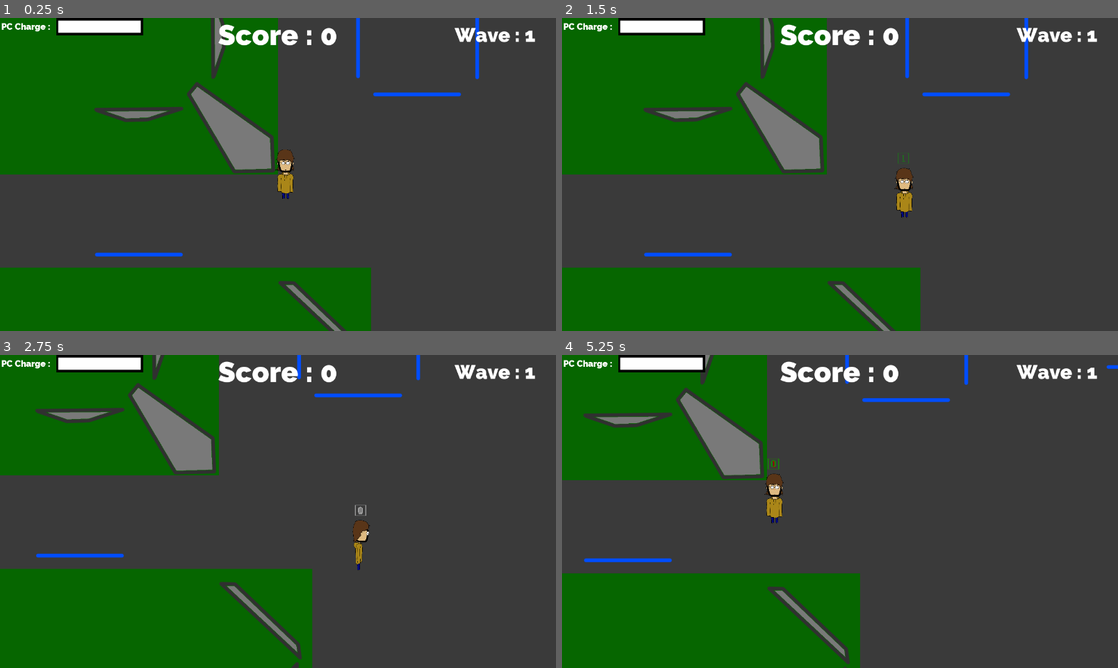
Above: before the commit, frames 1-4 (two rows, left to right).
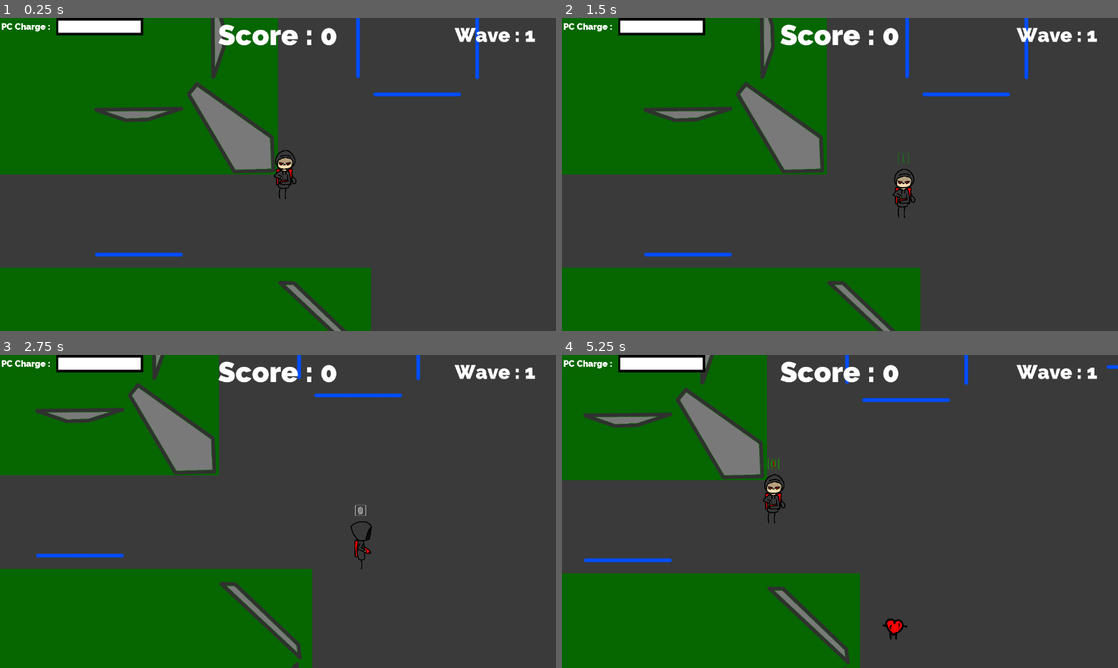
Above: after the commit, the same moments.

Repository: CeylenGames/5thAlakajam
Game: Godot game, scene res://World.tscn
Two runs of this game, one before a commit and one after it. Both use one fixed random seed, a clock stepped at 60 frames per second and the inputs below.
Inputs:
- Up to frame 1 (0.25 s): no input
- Up to frame 2 (1.5 s): tap Enter at 0.5 s; hold Right (ui_right) 0.53-1.28 s; tap Keypad 0 (combo_0) at 0.6 s; tap Space (ui_select) at 0.77 s; hold Down (ui_down) from 1.28 s (still down); tap Keypad 1 (combo_1) at 1.35 s
- Up to frame 3 (2.75 s): tap Space (ui_select) at 1.52 s; release Down (ui_down) at 2.03 s; hold Right (ui_right) from 2.03 s (still down); tap Tab (select_enemy) at 2.1 s
- Up to frame 4 (5.25 s): release Right (ui_right) at 2.78 s; hold Up (ui_up) 2.78-3.53 s; tap Keypad 0 (combo_0) at 2.85, 5.1 s; tap Space (ui_select) at 3.02, 3.77, 4.52 s; hold Left (ui_left) 3.53-5.03 s; tap Keypad 1 (combo_1) at 3.6 s; tap Tab (select_enemy) at 4.35 s; hold Down (ui_down) from 5.03 s (still down)

The runs differ from the first frame. In frame 1, 0.4% of the frame differs, in the area x 49-54%, y 42-58%; in frame 2, 0.4%; in frame 3, 0.3%; in frame 4, 0.6%, in the area x 36-63%, y 38-91%.
Error before the commit: Invalid call. Nonexistent function 'set_sprite' in base 'Area2D'. (res://Scripts/Spawner.gd:18)

Commit message:
coin detection

Diff:
--- a/AnimatedSprite.tscn
+++ b/AnimatedSprite.tscn
@@ -34,13 +34,14 @@
 "speed": 4.0
 } ]
 
-[node name="Node2D" type="Node2D" index="0"]
+[node name="Node2D" type="Node2D"]
 
 [node name="AnimatedSprite2" type="AnimatedSprite" parent="." index="0"]
 
 position = Vector2( 390, -40 )
 frames = SubResource( 1 )
 animation = "default"
+frame = 1
 playing = true
 
 [node name="AnimatedSprite3" type="AnimatedSprite" parent="." index="1"]
@@ -48,6 +49,7 @@
 position = Vector2( 950, -50 )
 frames = SubResource( 2 )
 animation = "default"
+frame = 1
 playing = true
 
 [node name="AnimatedSprite4" type="AnimatedSprite" parent="." index="2"]
@@ -55,5 +57,4 @@
 position = Vector2( 1430, -60 )
 frames = SubResource( 3 )
 animation = "default"
-frame = 1
 playing = true
--- a/Prefabs/Bullet.tscn
+++ b/Prefabs/Bullet.tscn
@@ -9,7 +9,7 @@
 radius = 10.0
 height = 20.0
 
-[node name="Bullet" type="Area2D" index="0" groups=[
+[node name="Bullet" type="Area2D" groups=[
 "Bullet",
 ]]
 
@@ -35,3 +35,5 @@
 position = Vector2( -0.0016614, 0.0388383 )
 scale = Vector2( 0.796212, 0.774647 )
 shape = SubResource( 1 )
+
+[connection signal="body_entered" from="." to="." method="_on_body_entered"]
--- a/Prefabs/Coin.tscn
+++ b/Prefabs/Coin.tscn
@@ -23,10 +23,9 @@
 "Coin",
 ]]
 
-scale = Vector2( 10, 10 )
+scale = Vector2( 2, 2 )
 frames = SubResource( 1 )
 animation = "default"
-playing = true
 _sections_unfolded = [ "Transform" ]
 
 [node name="Area2D" type="Area2D" parent="." index="0"]
--- a/Prefabs/Enemy.tscn
+++ b/Prefabs/Enemy.tscn
@@ -1,36 +1,32 @@
-[gd_scene load_steps=4 format=2]
+[gd_scene load_steps=5 format=2]
 
 [ext_resource path="res://Scripts/Enemy.gd" type="Script" id=1]
-[ext_resource path="res://images/enemies/spam1.png" type="Texture" id=2]
+[ext_resource path="res://Prefabs/Coin.tscn" type="PackedScene" id=2]
+[ext_resource path="res://images/enemies/spam1.png" type="Texture" id=3]
 
 [sub_resource type="RectangleShape2D" id=1]
 
 custom_solver_bias = 0.0
 extents = Vector2( 40, 40 )
 
-[node name="Enemy" type="Area2D" index="0" groups=[
+[node name="Enemy" type="KinematicBody2D" groups=[
 "Enemy",
 ]]
 
-input_pickable = true
-gravity_vec = Vector2( 0, 1 )
-gravity = 98.0
-linear_damp = 0.1
-angular_damp = 1.0
-audio_bus_override = false
-audio_bus_name = "Master"
+input_pickable = false
+collision_layer = 1
+collision_mask = 1
+collision/safe_margin = 0.08
 script = ExtResource( 1 )
-Coin = null
+Coin = ExtResource( 2 )
 
 [node name="Sprite" type="Sprite" parent="." index="0"]
 
 position = Vector2( 0, -0.11 )
 scale = Vector2( 0.38, 0.38 )
-texture = ExtResource( 2 )
+texture = ExtResource( 3 )
 _sections_unfolded = [ "Transform" ]
 
 [node name="CollisionShape2D" type="CollisionShape2D" parent="." index="1"]
 
 shape = SubResource( 1 )
-
-[connection signal="body_entered" from="." to="." method="_on_body_entered"]
--- a/Prefabs/Player.tscn
+++ b/Prefabs/Player.tscn
@@ -1,27 +1,32 @@
-[gd_scene load_steps=7 format=2]
+[gd_scene load_steps=12 format=2]
 
 [ext_resource path="res://Scripts/Player.gd" type="Script" id=1]
-[ext_resource path="res://images/side.png" type="Texture" id=2]
-[ext_resource path="res://images/perso.png" type="Texture" id=3]
-[ext_resource path="res://images/dos.png" type="Texture" id=4]
+[ext_resource path="res://images/perso/persos1.png" type="Texture" id=2]
+[ext_resource path="res://images/perso/persos2.png" type="Texture" id=3]
+[ext_resource path="res://images/perso/persof1.png" type="Texture" id=4]
+[ext_resource path="res://images/perso/persof2.png" type="Texture" id=5]
+[ext_resource path="res://images/perso/persof3.png" type="Texture" id=6]
+[ext_resource path="res://images/perso/persob1.png" type="Texture" id=7]
+[ext_resource path="res://images/perso/persob2.png" type="Texture" id=8]
+[ext_resource path="res://images/perso/persob3.png" type="Texture" id=9]
 
 [sub_resource type="SpriteFrames" id=1]
 
 animations = [ {
-"frames": [ ExtResource( 2 ) ],
+"frames": [ ExtResource( 2 ), ExtResource( 3 ) ],
 "loop": true,
 "name": "Side",
-"speed": 1.0
+"speed": 4.0
 }, {
-"frames": [ ExtResource( 3 ) ],
+"frames": [ ExtResource( 4 ), ExtResource( 5 ), ExtResource( 6 ) ],
 "loop": true,
 "name": "Face",
-"speed": 1.0
+"speed": 4.0
 }, {
-"frames": [ ExtResource( 4 ) ],
+"frames": [ ExtResource( 7 ), ExtResource( 8 ), ExtResource( 9 ) ],
 "loop": true,
 "name": "Dos",
-"speed": 1.0
+"speed": 4.0
 } ]
 
 [sub_resource type="CapsuleShape2D" id=2]
--- a/Scripts/Bullet.gd
+++ b/Scripts/Bullet.gd
@@ -10,3 +10,9 @@
 func _physics_process(delta):
 	position.x += velocity.x * Speed * delta
 	position.y += velocity.y * Speed * delta
+
+
+func _on_body_entered(body):
+	if body.is_in_group("Enemy"):
+		body.leave_coin()
+		queue_free()
--- a/Scripts/Enemy.gd
+++ b/Scripts/Enemy.gd
@@ -43,10 +43,8 @@
 func set_sprite(texture):
 	$Sprite.texture = texture
 
-func _on_body_entered(body):
-	if body.is_in_group("Bullet"):
-		body.queue_free()
-		var coin = Coin.instance()
-		coin.position = position
-		body.parent.add_child(coin)
-		queue_free()
+func leave_coin():
+	var coin = Coin.instance()
+	coin.position = position
+	get_node("../../../World").add_child(coin)
+	queue_free()
--- a/Scripts/Player.gd
+++ b/Scripts/Player.gd
@@ -12,6 +12,8 @@
 
 var bodies = Array()
 var selected
+
+var coins = 0
 
 func _ready():
 	randomize()
@@ -62,6 +64,9 @@
 func _detected(body):
 	if body.is_in_group("Enemy"):
 		bodies.append(body)
+	elif body.is_in_group("Coin"):
+		coins += 1
+		body.queue_free()
 
 func _undetected(body):
 	if body.is_in_group("Enemy"):
--- a/World.tscn
+++ b/World.tscn
@@ -18,6 +18,12 @@
 [ext_resource path="res://images/ui/fond_bar.png" type="Texture" id=16]
 [ext_resource path="res://images/ui/bar.png" type="Texture" id=17]
 
+[sub_resource type="NavigationPolygon" id=5]
+
+vertices = PoolVector2Array( 3000, -1800, 3000, 1800, -3010, 1800, -3010, -1820 )
+polygons = [ PoolIntArray( 0, 1, 2, 3 ) ]
+outlines = [ PoolVector2Array( -3010, -1820, -3010, 1800, 3000, 1800, 3000, -1800 ) ]
+
 [sub_resource type="CircleShape2D" id=1]
 
 custom_solver_bias = 0.0
@@ -47,7 +53,7 @@
 font_data = ExtResource( 15 )
 _sections_unfolded = [ "Extra Spacing", "Font", "Settings" ]
 
-[node name="World" type="Node" index="0"]
+[node name="World" type="Node"]
 
 script = ExtResource( 1 )
 ScoreLabel = NodePath("GUI/Score")
@@ -55,7 +61,14 @@
 spawners = [ NodePath("Spawner"), NodePath("Spawner2"), NodePath("Spawner3") ]
 EnemyContainer = NodePath("Enemies")
 
-[node name="TileMap" type="TileMap" parent="." index="0"]
+[node name="Navigation2D" type="Navigation2D" parent="." index="0"]
+
+[node name="NavigationPolygonInstance" type="NavigationPolygonInstance" parent="Navigation2D" index="0"]
+
+navpoly = SubResource( 5 )
+enabled = true
+
+[node name="TileMap" type="TileMap" parent="." index="1"]
 
 mode = 0
 tile_set = ExtResource( 2 )
@@ -76,7 +89,7 @@
 tile_data = PoolIntArray( -1048606, 8, 0, -327690, 8, 0, -327689, 0, 0, -327688, 0, 0, -327687, 0, 0, -327686, 0, 0, -3 …(3659 unchanged characters)…
 _sections_unfolded = [ "Cell" ]
 
-[node name="TileMap2" type="TileMap" parent="." index="1"]
+[node name="TileMap2" type="TileMap" parent="." index="2"]
 
 mode = 0
 tile_set = ExtResource( 3 )
@@ -97,7 +110,7 @@
 tile_data = PoolIntArray( -327690, 1610612738, 0, -327681, 1, 0, -393214, -1073741823, 0, -393207, -1073741822, 0, -262 …(541 unchanged characters)…
 _sections_unfolded = [ "Cell" ]
 
-[node name="Player" parent="." index="2" instance=ExtResource( 4 )]
+[node name="Player" parent="." index="3" instance=ExtResource( 4 )]
 
 Combo_Indic = ExtResource( 5 )
 Combo_Indic_Pos = Vector2( -20, -130 )
@@ -143,11 +156,11 @@
 
 shape = SubResource( 1 )
 
-[node name="Enemies" type="Node2D" parent="." index="3"]
+[node name="Enemies" type="Node2D" parent="." index="4"]
 
 script = ExtResource( 8 )
 
-[node name="Spawner" parent="." index="4" instance=ExtResource( 9 )]
+[node name="Spawner" parent="." index="5" instance=ExtResource( 9 )]
 
 position = Vector2( 1370, -1590 )
 nav = NodePath("../Navigation2D")
@@ -156,7 +169,7 @@
 EnemyContainer = NodePath("../Enemies")
 sprites = [ ExtResource( 11 ), ExtResource( 12 ), ExtResource( 13 ), ExtResource( 14 ) ]
 
-[node name="Spawner2" parent="." index="5" instance=ExtResource( 9 )]
+[node name="Spawner2" parent="." index="6" instance=ExtResource( 9 )]
 
 position = Vector2( -2210, 140 )
 nav = NodePath("../Navigation2D")
@@ -165,7 +178,7 @@
 EnemyContainer = NodePath("../Enemies")
 sprites = [ ExtResource( 11 ), ExtResource( 12 ), ExtResource( 13 ), ExtResource( 14 ) ]
 
-[node name="Spawner3" parent="." index="6" instance=ExtResource( 9 )]
+[node name="Spawner3" parent="." index="7" instance=ExtResource( 9 )]
 
 position = Vector2( 680, 1270 )
 nav = NodePath("../Navigation2D")
@@ -174,7 +187,7 @@
 EnemyContainer = NodePath("../Enemies")
 sprites = [ ExtResource( 11 ), ExtResource( 12 ), ExtResource( 13 ), ExtResource( 14 ) ]
 
-[node name="GUI" type="CanvasLayer" parent="." index="7"]
+[node name="GUI" type="CanvasLayer" parent="." index="8"]
 
 editor/display_folded = true
 layer = 1
Not shown: 1 places in World.tscn that only renumber resources
